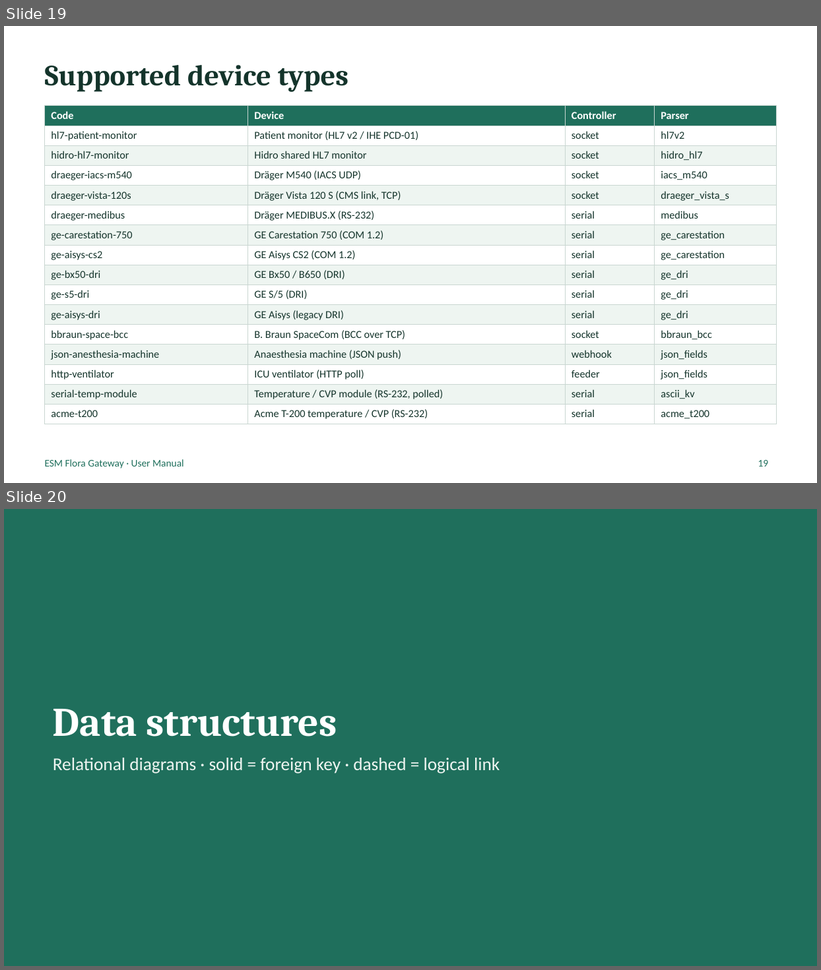
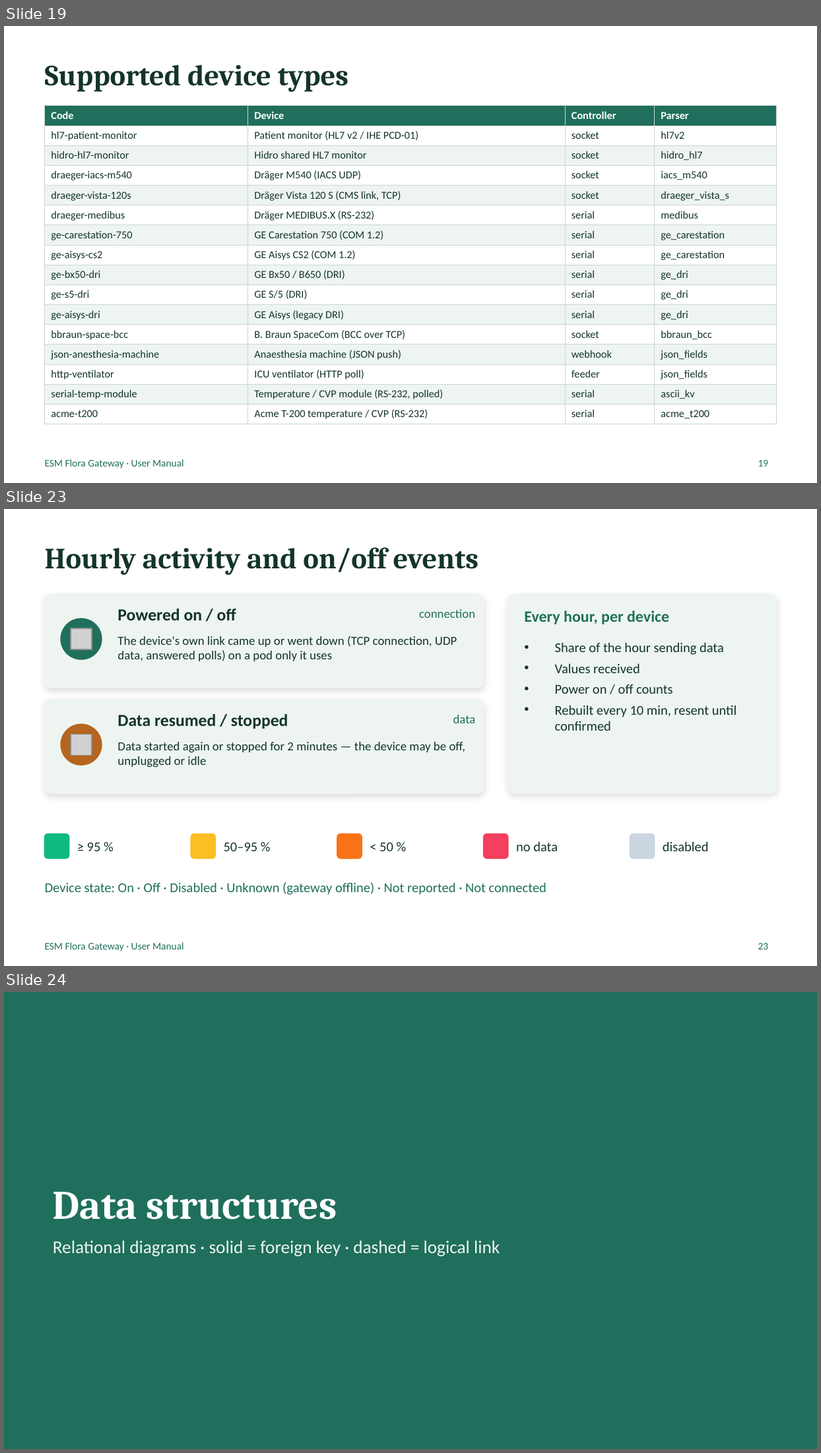
Before and after one commit to Parinya-cram/flora-core, a slide deck: docs/gateway-manual/Flora-Gateway-User-Manual.pptx. Shown one above the other, each under a label of ours: slides 19 and 20 before the commit, slides 19, 23 and 24 after it; the slides between them are not shown. The pictures are 821x970 and 821x1453 pixels, drawn with LibreOffice and Linux fonts; fonts in the diff are those of the drawing; grey boxes stand for pictures. Boxes give left, top, right and bottom in pixels: in the first picture for what was removed or moved away, otherwise in the second. Text is boxed around its words. In the diff, an @@ line names an element or a change of style, - is before the commit and + after.

```diff
--- a/docs/gateway-manual/Flora-Gateway-User-Manual.pptx
+++ b/docs/gateway-manual/Flora-Gateway-User-Manual.pptx
@@ slide 23 added at (4,509,817,966), background #FFFFFF; not listed: 1 template element that a slide beside it also shows @@
@@ title added at (45,547,479,575), 26 pt, text #14342B, bold @@
+Hourly activity and on/off events
@@ rounded rectangle added at (45,594,484,688), fill #EEF5F1, outline #EEF5F1 1 pt @@
@@ rounded rectangle added at (508,594,776,793), fill #EEF5F1, outline #EEF5F1 1 pt @@
@@ ellipse added at (61,619,102,659), fill #1F6F5C, outline #1F6F5C 1 pt @@
@@ text added at (118,609,236,621), 15 pt, text #14342B, bold @@
+Powered on / off
@@ text added at (419,609,475,618), 11 pt, text #1F6F5C @@
+connection
@@ text added at (524,611,669,625), 14 pt, text #1F6F5C, bold @@
+Every hour, per device
@@ picture added at (71,628,92,650) @@
@@ text added at (118,636,457,661), 11 pt, text #14342B @@
+The device's own link came up or went down (TCP connection, UDP data, answered polls) on a pod only it uses
@@ text added at (555,642,737,731), 12 pt, text #14342B @@
+• Share of the hour sending data
+• Values received
+• Power on / off counts
+• Rebuilt every 10 min, resent until confirmed
@@ rounded rectangle added at (45,700,484,793), fill #EEF5F1, outline #EEF5F1 1 pt @@
@@ ellipse added at (61,724,102,765), fill #B5651D, outline #B5651D 1 pt @@
@@ text added at (118,714,288,729), 15 pt, text #14342B, bold @@
+Data resumed / stopped
@@ text added at (453,715,476,723), 11 pt, text #1F6F5C @@
+data
@@ picture added at (71,734,92,755) @@
@@ text added at (118,742,465,768), 11 pt, text #14342B @@
+Data started again or stopped for 2 minutes — the device may be off, unplugged or idle
@@ rounded rectangle added at (45,834,69,859), fill #10B981, outline #10B981 1 pt @@
@@ text added at (87,842,101,852), 12 pt, text #14342B @@
+≥ 95 %
@@ rounded rectangle added at (191,834,215,859), fill #FBBF24, outline #FBBF24 1 pt @@
@@ text added at (224,842,258,852), 12 pt, text #14342B @@
+50–95 %
@@ rounded rectangle added at (337,834,362,859), fill #F97316, outline #F97316 1 pt @@
@@ text added at (380,842,393,852), 12 pt, text #14342B @@
+< 50 %
@@ rounded rectangle added at (484,834,508,859), fill #F43F5E, outline #F43F5E 1 pt @@
@@ text added at (516,842,558,852), 12 pt, text #14342B @@
+no data
@@ rounded rectangle added at (630,834,655,859), fill #CBD5E1, outline #CBD5E1 1 pt @@
@@ text added at (663,842,709,852), 12 pt, text #14342B @@
+disabled
@@ text added at (45,883,547,895), 12 pt, text #1F6F5C @@
+Device state: On · Off · Disabled · Unknown (gateway offline) · Not reported · Not connected
@@ page number added at (758,943,769,950), 9 pt, text #1F6F5C @@
+23
@@ what was slide 20 is now slide 24 @@
```
Also in this commit, not shown: 3 slides changed, 5 other slides added, 24 other files.
